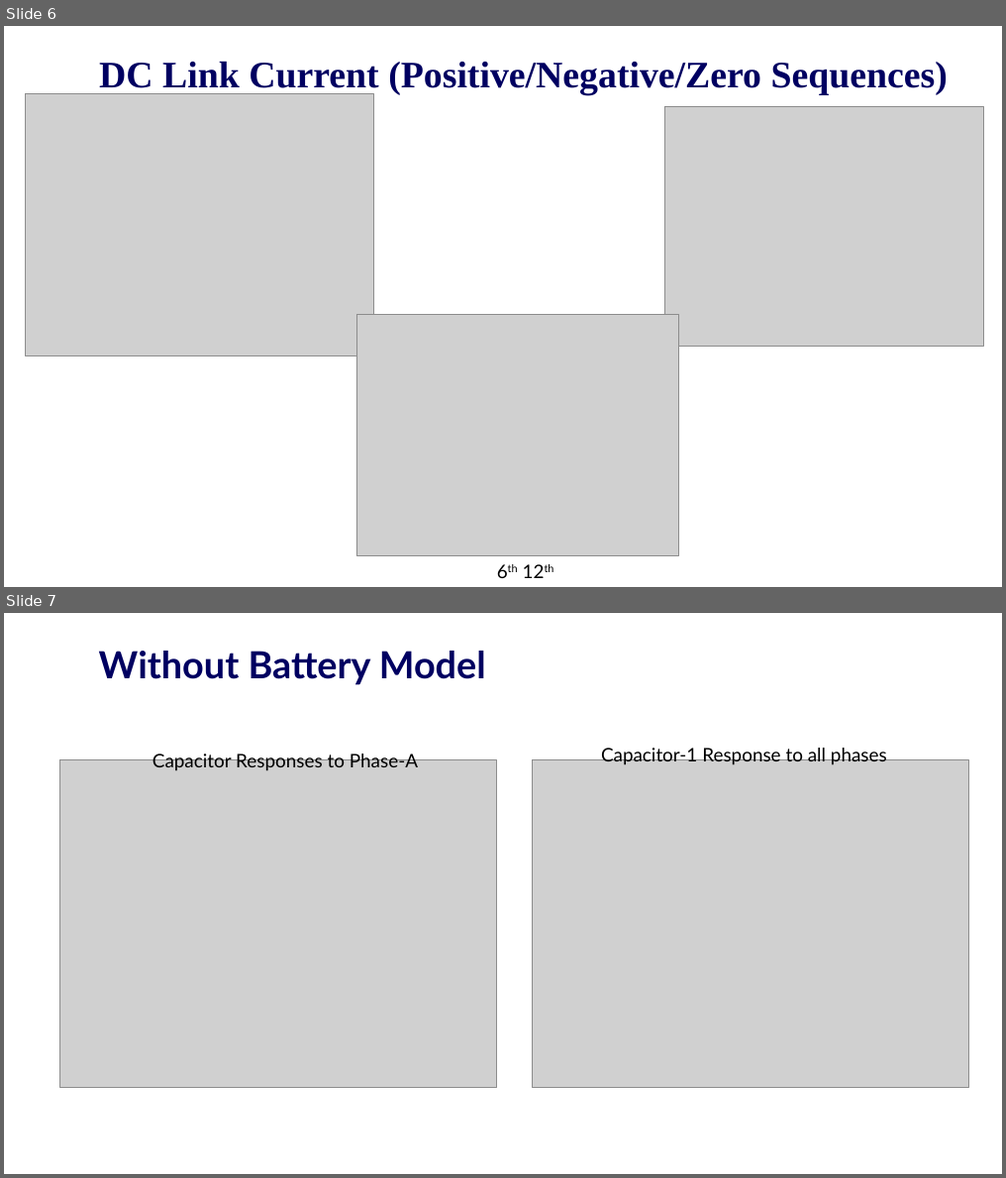
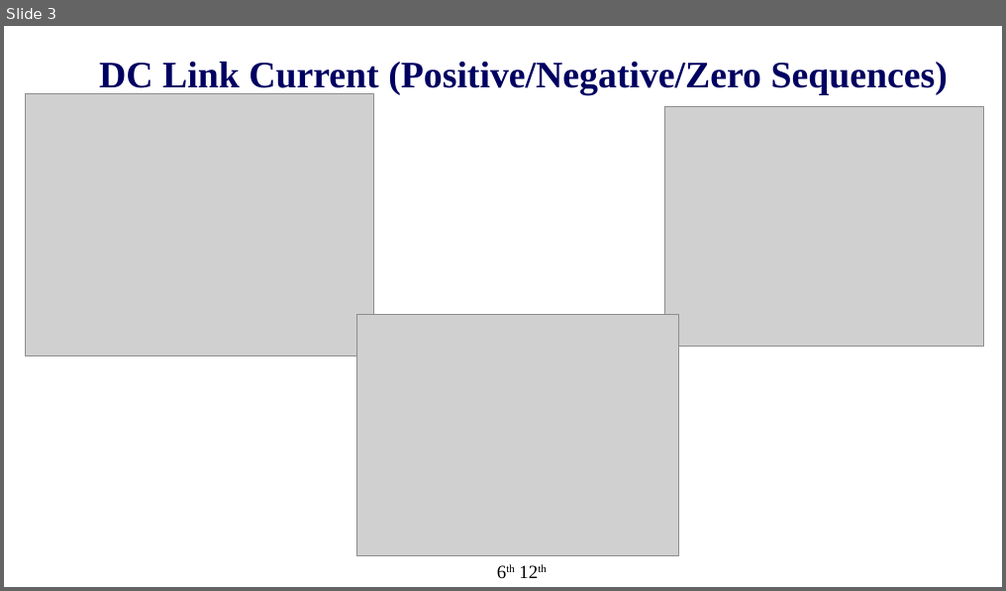
Before and after one commit to EnesAyaz/KTH, a slide deck: PresentationOfMeetings/Hemizero-2025-03-25/2025.03.25.Enes.pptx. Shown one above the other, each under a label of ours: slides 6 and 7 before the commit, slide 3 after it. The pictures are 1006x1178 and 1006x591 pixels, drawn with LibreOffice and Linux fonts; fonts in the diff are those of the drawing; grey boxes stand for pictures; background and template pictures are left out. Boxes give left, top, right and bottom in pixels: in the first picture for what was removed or moved away, otherwise in the second. Text is boxed around its words. In the diff, an @@ line names an element or a change of style, - is before the commit and + after.

```diff
--- a/PresentationOfMeetings/Hemizero-2025-03-25/2025.03.25.Enes.pptx
+++ b/PresentationOfMeetings/Hemizero-2025-03-25/2025.03.25.Enes.pptx
@@ slide 7 removed at bbox=[4, 613, 1002, 1174], background #FFFFFF @@
@@ title removed at bbox=[99, 651, 486, 685] @@
-Without Battery Model
@@ picture removed at bbox=[60, 761, 497, 1088] @@
@@ text removed at bbox=[152, 751, 418, 771] @@
-Capacitor Responses to Phase-A
@@ picture removed at bbox=[533, 761, 969, 1088] @@
@@ text removed at bbox=[601, 746, 887, 765] @@
-Capacitor-1 Response to all phases
@@ what was slide 6 is now slide 3 @@
@@ slide 3 changed as well @@
@@ text "6th 12th" at bbox=[490, 557, 724, 586]: font Lato to Times New Roman @@
```
Also in this commit, not shown: 8 other slides changed, 12 other slides removed, 7 other files.
